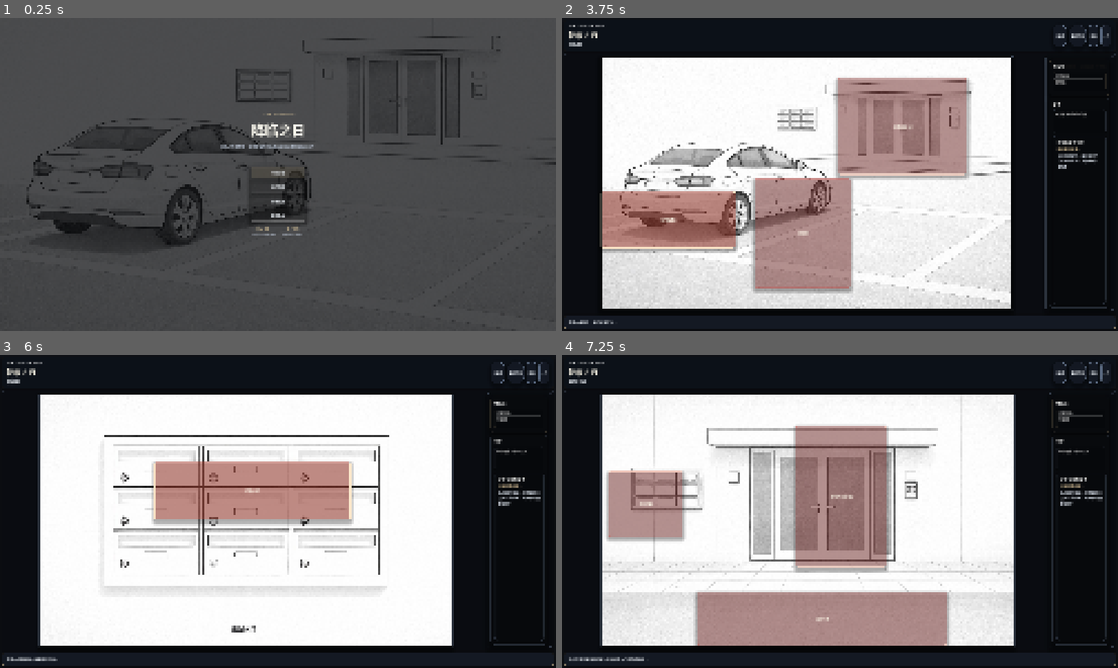
Above: before the commit, frames 1-4 (two rows, left to right).
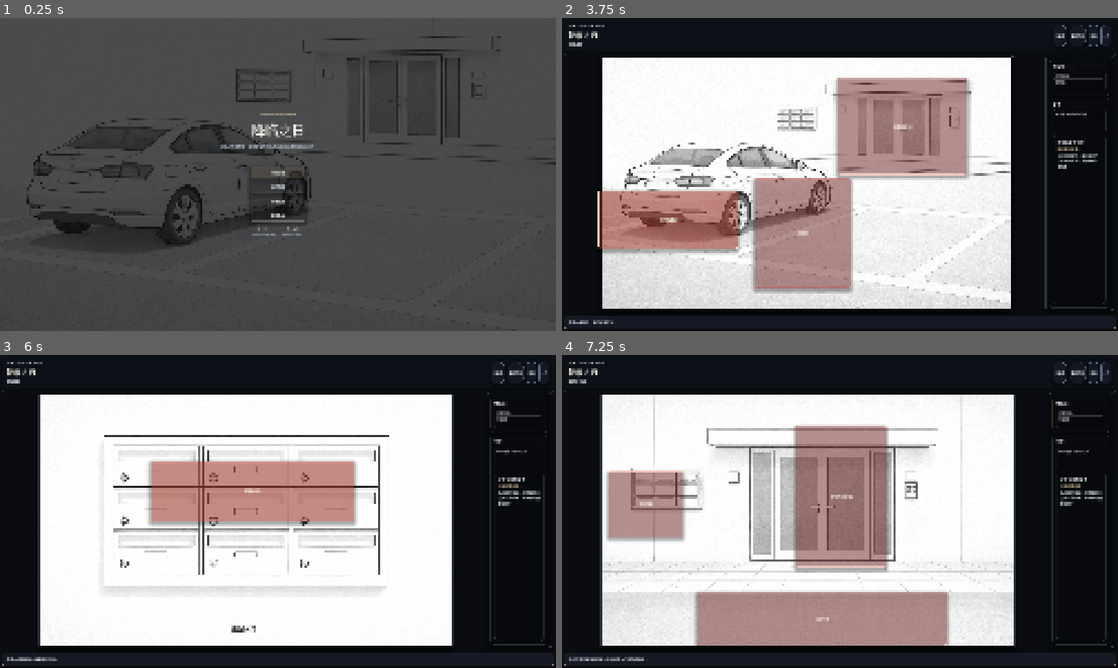
Above: after the commit, the same moments.

Repository: vshi0122/horrorgame
Game: Godot game, scene res://godot/scenes/main/main.tscn
Two runs of this game, one before a commit and one after it. Both use one fixed random seed, a clock stepped at 60 frames per second and the inputs below. Sound files missing from this copy of the repository are replaced by a short silence.
Inputs:
- Up to frame 1 (0.25 s): no input
- Up to frame 2 (3.75 s): click "开始游戏" at 0.5 s; click "钥匙串" at 1.25 s; click "驾驶座" at 2 s; click "下车" at 2.75 s; click "打开后备箱" at 3.5 s
- Up to frame 3 (6 s): click "前往公寓门口" at 4.25 s; click "查看信箱" at 5 s; click "打开并取件" at 5.75 s
- Up to frame 4 (7.25 s): click "返回入口" at 6.5 s

The runs differ from the first frame. In frame 1, 0.3% of the frame differs, in the area x 45-55%, y 30-68%; in frame 2, 0.5%; in frame 3, 1.0%, in the area x 26-64%, y 34-55%; in frame 4, nothing differs.

Commit message:
Polish Godot chapter one release flow

Diff:
--- a/godot/locales/zh_CN.json
+++ b/godot/locales/zh_CN.json
@@ -34,7 +34,7 @@
   "ui.menu.nav.documents": "文件",
   "ui.menu.nav.credits": "制作",
   "ui.menu.endings.title": "结局档案",
-  "ui.menu.endings.body": "尝试不同路线来解锁更多结局。尚未移植到 Godot 的内容会暂时保持锁定。",
+  "ui.menu.endings.body": "尝试不同路线来解锁第一章的全部结局。",
   "ui.menu.endings.stats": "已解锁结局：{count}/{total}",
   "ui.menu.endings.locked_name": "???",
   "ui.menu.endings.locked_body": "这个结局还没有解锁。",
--- a/godot/scripts/main/main.gd
+++ b/godot/scripts/main/main.gd
@@ -1,18 +1,13 @@
 extends Control
 
-const MENU_ENDING_TOTAL := 10
+const MENU_ENDING_TOTAL := 5
 const MENU_DOCUMENT_TOTAL := 35
 const MENU_ENDING_CATALOG := [
-	{"id": "bad_ending", "order": "1/10", "name": "Trapped", "teaser": "You lingered in the residential corridor too long and never made it back out."},
-	{"id": "failed_escape_ending", "order": "2/10", "name": "Outside the Door", "teaser": "You reached the first floor, but not in a way that let you leave."},
-	{"id": "normal_ending", "order": "3/10", "name": "Leave", "teaser": "You escaped alive, but the truth did not leave with you."},
-	{"id": "good_ending_question", "order": "4/10", "name": "Wake Up?", "teaser": "You reached the deepest layer, but it is still unclear whether you woke up or sank further in."},
-	{"id": "flee_ending", "order": "5/10", "name": "Flee", "teaser": "You chose not to enter the building at all."},
-	{"id": "chapter2_uneasy_reunion", "order": "6/10", "name": "Uneasy Reunion", "teaser": "Locked in Godot for now."},
-	{"id": "chapter2_wait_wife", "order": "7/10", "name": "Wait", "teaser": "Locked in Godot for now."},
-	{"id": "chapter2_blood_cradle", "order": "8/10", "name": "Blood Cradle", "teaser": "Locked in Godot for now."},
-	{"id": "chapter2_monster_return", "order": "9/10", "name": "Old Shadow", "teaser": "Locked in Godot for now."},
-	{"id": "chapter2_gun", "order": "10/10", "name": "Gun", "teaser": "Locked in Godot for now."}
+	{"id": "bad_ending", "order": "1/5", "name": "失陷", "teaser": "你在居民区停留得太久，最终没能活着离开。"},
+	{"id": "failed_escape_ending", "order": "2/5", "name": "门外", "teaser": "你抵达了一楼，却没能以正确的方式离开。"},
+	{"id": "normal_ending", "order": "3/5", "name": "离开", "teaser": "你活着逃出了公寓，但真相没有跟着你一起出去。"},
+	{"id": "good_ending_question", "order": "4/5", "name": "醒来？", "teaser": "你抵达了最深的一层。至于这是醒来，还是陷得更深，还没有答案。"},
+	{"id": "flee_ending", "order": "5/5", "name": "逃离", "teaser": "你选择没有进入那栋楼。"}
 ]
 const MENU_CREDITS := [
 	{"role": "Created By", "names": ["prophet"]},
@@ -24,6 +19,8 @@
 ]
 const MENU_BACKDROP := preload("res://godot/asserts/images/parkinglot.jpg")
 const JUMPSCARE_IMAGE := preload("res://godot/asserts/images/js.jpg")
+const DISPLAY_FONT := preload("res://godot/asserts/font/Colorfiction - Messy.otf")
+const ACCENT_FONT := preload("res://godot/asserts/font/Colorfiction - Messy.otf")
 const FLASHLIGHT_ROOMS := [
 	"back_stairwell",
 	"fake_third",
@@ -107,6 +104,8 @@
 var ending_order_value_label: Label
 var ending_endings_value_label: Label
 var ending_documents_value_label: Label
+var ending_restart_button: Button
+var ending_menu_button: Button
 var room_effect_overlay: Control
 var room_blackout_cover: ColorRect
 var room_flashlight_darkness: ColorRect
@@ -336,7 +335,7 @@
 	var document_ids_before := _capture_document_ids()
 
 	if interaction.get("goto_room", "") != "":
-		var transition_audio = interaction.get("transition_sound", "footstep")
+		var transition_audio: String = String(interaction.get("transition_sound", "footstep"))
 		await _play_blink_transition(func():
 			SceneRouter.apply_interaction(interaction_id)
 			_refresh_room(GameState.current_room_id)
@@ -356,7 +355,7 @@
 	var gained_new_document := not new_documents.is_empty()
 
 	# Play UI sounds based on interaction
-	var sound_kind = interaction.get("sound", "")
+	var sound_kind: String = String(interaction.get("sound", ""))
 	if sound_kind == "doc":
 		if gained_new_document:
 			_play_ui_sound(sound_kind)
@@ -385,8 +384,8 @@
 
 func _handle_back_stairwell_to_third_floor(interaction: Dictionary) -> void:
 	var should_skip_fake_third := bool(GameState.flags.get("first_fake_third_floor_seen", false))
-	var target_room := "third_floor_hall" if should_skip_fake_third else String(interaction.get("goto_room", "fake_third"))
-	var transition_audio = interaction.get("transition_sound", "footstep")
+	var target_room: String = "third_floor_hall" if should_skip_fake_third else String(interaction.get("goto_room", "fake_third"))
+	var transition_audio: String = String(interaction.get("transition_sound", "footstep"))
 	await _play_blink_transition(func():
 		GameState.set_objective(_text(interaction, "objective", GameState.objective_text))
 		GameState.set_message(_text(interaction, "message", GameState.message_text))
@@ -415,7 +414,7 @@
 		await _play_photo_jumpscare()
 
 	GameState.flags["stairwell_photo_reaction_pending"] = false
-	GameState.set_message("What was that just now...? The blacked-out face in the photo looked like it moved.")
+	GameState.set_message("刚才那是什么……？照片里那张被涂黑的脸，好像动了一下。")
 	_refresh_room(GameState.current_room_id)
 	_refresh_hud()
 	_announce_rail_updates(new_items, new_documents)
@@ -645,7 +644,7 @@
 	ending_overlay.visible = false
 	ending_overlay.set_anchors_preset(Control.PRESET_FULL_RECT)
 	ending_overlay.color = Color(0.02, 0.025, 0.035, 0.42)
-	ending_overlay.mouse_filter = Control.MOUSE_FILTER_IGNORE
+	ending_overlay.mouse_filter = Control.MOUSE_FILTER_STOP
 	add_child(ending_overlay)
 	move_child(ending_overlay, get_child_count() - 1)
 
@@ -670,6 +669,7 @@
 
 	var kicker := Label.new()
 	kicker.text = "ENDING"
+	kicker.add_theme_font_override("font", ACCENT_FONT)
 	kicker.add_theme_font_size_override("font_size", 12)
 	kicker.add_theme_color_override("font_color", Color(0.847, 0.765, 0.604, 0.92))
 	ending_stack.add_child(kicker)
@@ -704,6 +704,24 @@
 	ending_documents_value_label = stat3.get_node("Margin/Stack/Value") as Label
 	stats.add_child(stat3)
 
+	var ending_actions := HBoxContainer.new()
+	ending_actions.add_theme_constant_override("separation", 10)
+	ending_stack.add_child(ending_actions)
+
+	ending_restart_button = Button.new()
+	ending_restart_button.text = "再次醒来"
+	ending_restart_button.size_flags_horizontal = Control.SIZE_EXPAND_FILL
+	ending_restart_button.custom_minimum_size = Vector2(0, 48)
+	ending_restart_button.pressed.connect(_restart_from_ending)
+	ending_actions.add_child(ending_restart_button)
+
+	ending_menu_button = Button.new()
+	ending_menu_button.text = "回主界面"
+	ending_menu_button.size_flags_horizontal = Control.SIZE_EXPAND_FILL
+	ending_menu_button.custom_minimum_size = Vector2(0, 48)
+	ending_menu_button.pressed.connect(_show_main_menu_home)
+	ending_actions.add_child(ending_menu_button)
+
 	main_menu_overlay = ColorRect.new()
 	main_menu_overlay.name = "MainMenuOverlay"
 	main_menu_overlay.visible = false
@@ -761,6 +779,7 @@
 
 	var menu_kicker := Label.new()
 	menu_kicker.text = "A POINT & CLICK HORROR"
+	menu_kicker.add_theme_font_override("font", ACCENT_FONT)
 	menu_kicker.add_theme_font_size_override("font_size", 12)
 	menu_kicker.add_theme_color_override("font_color", Color(0.847, 0.765, 0.604, 0.84))
 	menu_kicker.horizontal_alignment = HORIZONTAL_ALIGNMENT_CENTER
@@ -768,6 +787,7 @@
 
 	main_menu_title_label = Label.new()
 	main_menu_title_label.text = "Day Of Arrival"
+	main_menu_title_label.add_theme_font_override("font", DISPLAY_FONT)
 	main_menu_title_label.add_theme_font_size_override("font_size", 62)
 	main_menu_title_label.add_theme_color_override("font_color", Color(0.97, 0.96, 0.92, 1))
 	main_menu_title_label.horizontal_alignment = HORIZONTAL_ALIGNMENT_CENTER
@@ -934,6 +954,7 @@
 	var value := Label.new()
 	value.name = "Value"
 	value.text = "-"
+	value.add_theme_font_override("font", DISPLAY_FONT)
 	value.add_theme_font_size_override("font_size", 24)
 	value.add_theme_color_override("font_color", Color(0.95, 0.93, 0.88, 1))
 	stack.add_child(value)
@@ -951,6 +972,7 @@
 	var value := Label.new()
 	value.name = "Value"
 	value.horizontal_alignment = HORIZONTAL_ALIGNMENT_CENTER
+	value.add_theme_font_override("font", DISPLAY_FONT)
 	value.add_theme_font_size_override("font_size", 22)
 	value.add_theme_color_override("font_color", Color(0.847, 0.765, 0.604, 0.98))
 	stack.add_child(value)
@@ -1023,6 +1045,8 @@
 	_style_button(code_cancel_button, false)
 	_style_button(code_confirm_button, true)
 	_style_button(main_menu_close_button, false)
+	_style_button(ending_restart_button, true)
+	_style_button(ending_menu_button, false)
 
 	_style_overlay_panel($InspectOverlay/InspectCenter/InspectPanel)
 	_style_overlay_panel($CodeOverlay/CodeCenter/CodePanel)
@@ -1273,6 +1297,20 @@
 	GameState.reset()
 	has_started_run = true
 	_hide_secondary_overlays()
+	main_menu_overlay.visible = false
+	is_main_menu_open = false
+	_set_gameplay_ui_visible(true)
+	_refresh_room(GameState.current_room_id)
+	_refresh_hud()
+
+
+func _restart_from_ending() -> void:
+	selected_menu_document_id = ""
+	GameState.reset()
+	has_started_run = true
+	last_recorded_ending_room_id = ""
+	_hide_secondary_overlays()
+	ending_overlay.visible = false
 	main_menu_overlay.visible = false
 	is_main_menu_open = false
 	_set_gameplay_ui_visible(true)
@@ -1567,6 +1605,9 @@
 		button.add_theme_color_override("font_hover_color", Color(1, 0.98, 0.92, 1.0))
 		button.add_theme_color_override("font_pressed_color", Color(1, 0.98, 0.92, 1.0))
 		button.add_theme_color_override("font_focus_color", Color(1, 0.98, 0.92, 1.0))
+	button.mouse_entered.connect(_animate_hotspot_hover.bind(button, true))
+	button.mouse_exited.connect(_animate_hotspot_hover.bind(button, false))
+	button.pressed.connect(_animate_hotspot_press.bind(button))
 	button.pressed.connect(_on_interaction_requested.bind(interaction.get("id", "")))
 
 	var parent_size := hotspot_layer.size
@@ -1575,7 +1616,32 @@
 
 	button.position = Vector2(hotspot_rect.position.x * parent_size.x, hotspot_rect.position.y * parent_size.y)
 	button.size = Vector2(hotspot_rect.size.x * parent_size.x, hotspot_rect.size.y * parent_size.y)
+	button.pivot_offset = button.size * 0.5
 	hotspot_layer.add_child(button)
+
+
+func _animate_hotspot_hover(button: Button, hovered: bool) -> void:
+	if not is_instance_valid(button):
+		return
+
+	var target_scale: Vector2 = Vector2(1.035, 1.035) if hovered else Vector2.ONE
+	var target_modulate: Color = Color(1.08, 1.03, 0.95, 1.0) if hovered else Color(1, 1, 1, 1)
+	var hover_tween: Tween = create_tween()
+	hover_tween.set_trans(Tween.TRANS_SINE)
+	hover_tween.set_ease(Tween.EASE_OUT)
+	hover_tween.tween_property(button, "scale", target_scale, 0.1)
+	hover_tween.parallel().tween_property(button, "modulate", target_modulate, 0.1)
+
+
+func _animate_hotspot_press(button: Button) -> void:
+	if not is_instance_valid(button):
+		return
+
+	var press_tween: Tween = create_tween()
+	press_tween.set_trans(Tween.TRANS_BACK)
+	press_tween.set_ease(Tween.EASE_OUT)
+	press_tween.tween_property(button, "scale", Vector2(0.96, 0.96), 0.045)
+	press_tween.tween_property(button, "scale", Vector2(1.035, 1.035), 0.12)
 
 
 func _rebuild_hotspots() -> void:
--- a/godot/scripts/rooms/back_stairwell_room.gd
+++ b/godot/scripts/rooms/back_stairwell_room.gd
@@ -4,34 +4,34 @@
 static func build() -> Dictionary:
 	return {
 		"id": "back_stairwell",
-		"title": "Blocked Stairwell",
-		"hint": "The way back is gone. A wall covered in writing now stands where the stairs should be.",
+		"title": "封死的楼梯间",
+		"hint": "回去的路不见了。原本应该是楼梯的位置，立着一面写满字的墙。",
 		"background": "res://godot/asserts/images/back.jpg",
 		"interactions": [
 			{
 				"id": "wall",
-				"label": "Blood Writing",
-				"message": "The same sentence is written over and over until it stops feeling like a warning and starts sounding like an order.",
+				"label": "血字",
+				"message": "同一句话被反复写满整面墙。看久了，它不再像警告，更像命令。",
 				"hotspot_rect": Rect2(0.18, 0.18, 0.64, 0.46)
 			},
 			{
 				"id": "photo",
-				"label": "Photo in the Corner",
-				"message": "The back of the photo reads J & M. Your face is still there, but the other one has been painted over in black.",
+				"label": "角落里的照片",
+				"message": "照片背面写着 J & M。你的脸还在，另一张脸却被黑色颜料反复涂掉了。",
 				"sound": "doc",
 				"hotspot_rect": Rect2(0.08, 0.72, 0.18, 0.14),
 				"document": {
 					"id": "jm-photo",
-					"title": "J & M Photo",
-					"source": "Corner of the blocked stairwell",
-					"body": "The back of the photo reads [b]J & M[/b].\nYour face is still there, but the other one has been painted over in black."
+					"title": "J & M 合照",
+					"source": "封死楼梯间的角落",
+					"body": "照片背面写着 [b]J & M[/b]。\n你的脸还在，另一张脸却被黑色颜料反复涂掉了。"
 				}
 			},
 			{
 				"id": "to-3f",
-				"label": "Keep Going Up",
-				"message": "There is nowhere left to go except farther up.",
-				"objective": "Keep going and find out what the third floor became after the blackout.",
+				"label": "继续往上",
+				"message": "已经没有别的路了，你只能继续往上。",
+				"objective": "继续往上，看看停电后的三楼变成了什么。",
 				"goto_room": "fake_third",
 				"hotspot_rect": Rect2(0.64, 0.16, 0.2, 0.2)
 			}
Not shown, added: godot/asserts/font/Colorfiction - Fonts - Licence.txt
Binary file added: godot/asserts/font/Colorfiction - Messy.otf
